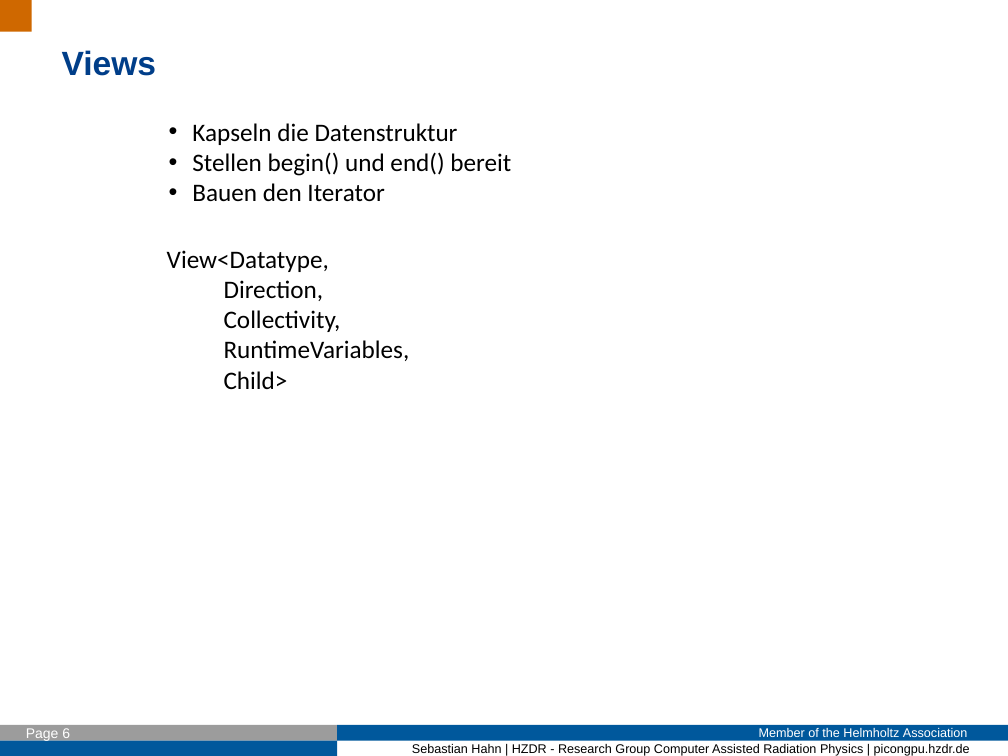
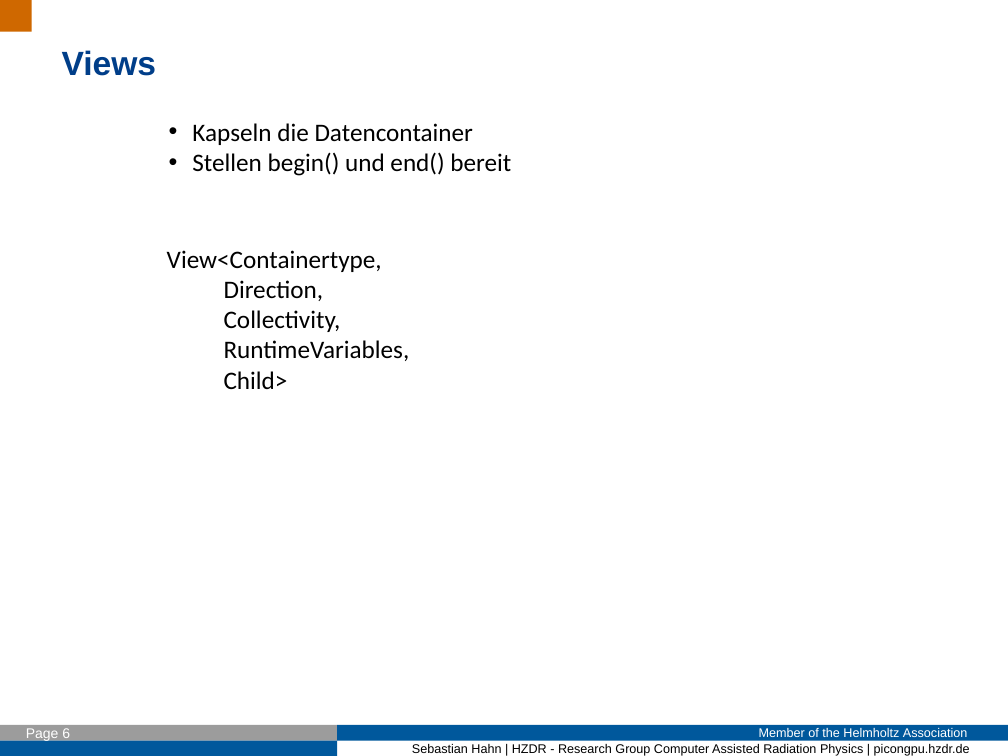
Before and after one commit to Fettpet/DeepIterator, a slide deck: slide 6 of Presi/2017_01_16_Intro.odp. Drawn at 1008x756 pixels with LibreOffice and Linux fonts; fonts in the diff are those of the drawing; background and template pictures are left out. Boxes give left, top, right and bottom in pixels: in the first picture for what was removed or moved away, otherwise in the second. Text is boxed around its words. In the diff, an @@ line names an element or a change of style, - is before the commit and + after.

Commit message:
Improve the presentation (add more example, console output and so on), remove bugs with backward iterators, add examples for particle-particle interaction.

```diff
--- a/Presi/2017_01_16_Intro.odp
+++ b/Presi/2017_01_16_Intro.odp
@@ text at <box>192,123,473,145</box>: text changed @@
-• Kapseln die Datenstruktur
+• Kapseln die Datencontainer
@@ text at <box>192,183,384,202</box>: paragraph removed @@
-• Bauen den Iterator
@@ text at <box>167,250,382,272</box>: text changed @@
-View<Datatype,
+View<Containertype,
```
Also in this commit, not shown: 12 other slides changed, 6 slides added, 25 other files.
